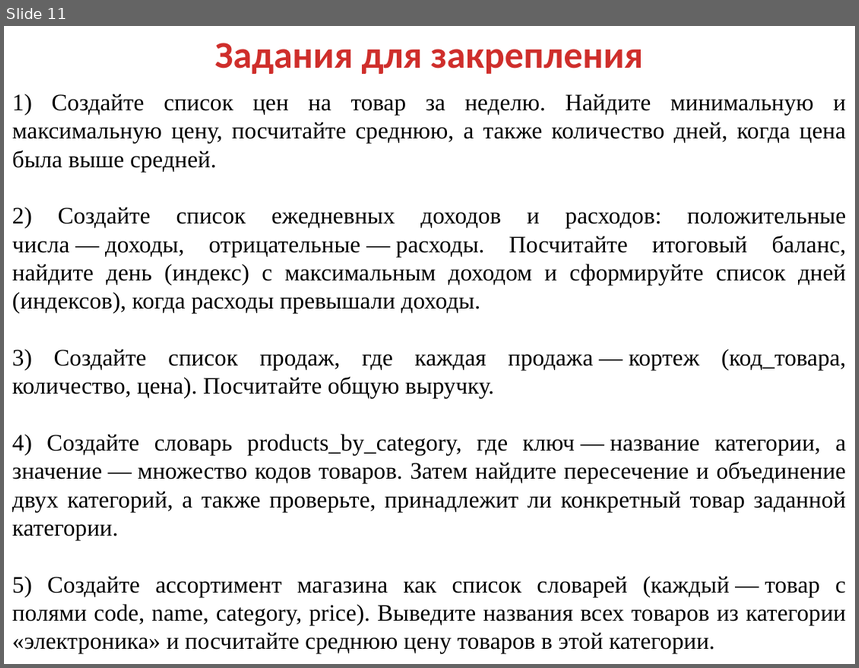
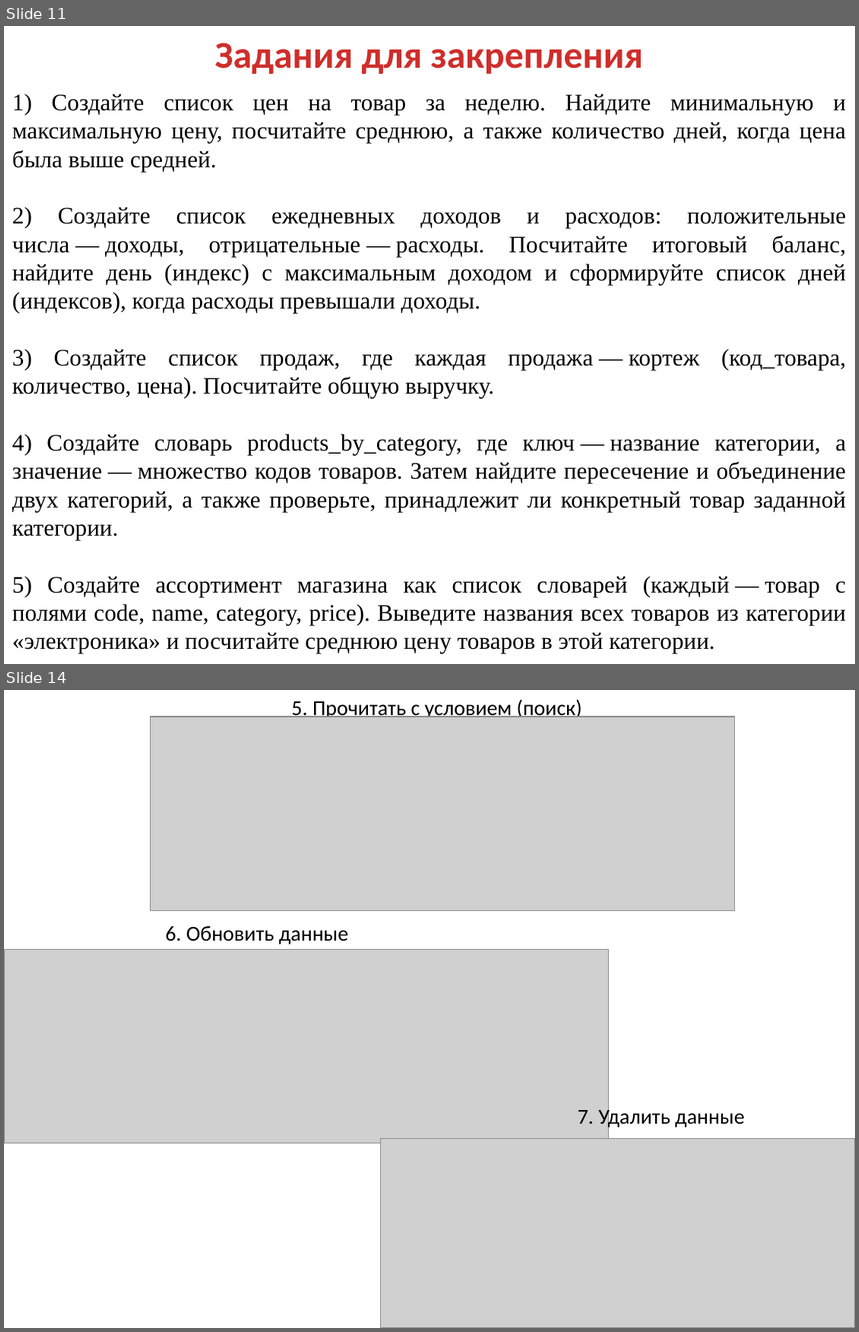
Before and after one commit to mbdatateach/site, a slide deck: алгор/лекции/Алг Лекция 5.pptx. Shown one above the other, each under a label of ours: slide 11 before the commit, slides 11 and 14 after it; the slides between them are not shown. The pictures are 859x668 and 859x1332 pixels, drawn with LibreOffice and Linux fonts; fonts in the diff are those of the drawing; grey boxes stand for pictures. Boxes give left, top, right and bottom in pixels: in the first picture for what was removed or moved away, otherwise in the second. Text is boxed around its words. In the diff, an @@ line names an element or a change of style, - is before the commit and + after.

```diff
--- a/алгор/лекции/Алг Лекция 5.pptx
+++ b/алгор/лекции/Алг Лекция 5.pptx
@@ slide 14 added at (4,690,855,1328), background #FFFFFF @@
@@ text added at (291,699,582,720), 18 pt, text #000000 @@
+5. Прочитать с условием (поиск)
@@ picture added at (151,717,734,910) @@
@@ text added at (165,926,349,945), 18 pt, text #000000 @@
+6. Обновить данные
@@ picture added at (4,950,608,1144) @@
@@ text added at (578,1106,744,1129), 18 pt, text #000000 @@
+7. Удалить данные
@@ picture added at (381,1138,855,1328) @@
```
Also in this commit, not shown: 2 other slides added, 11 other files.
